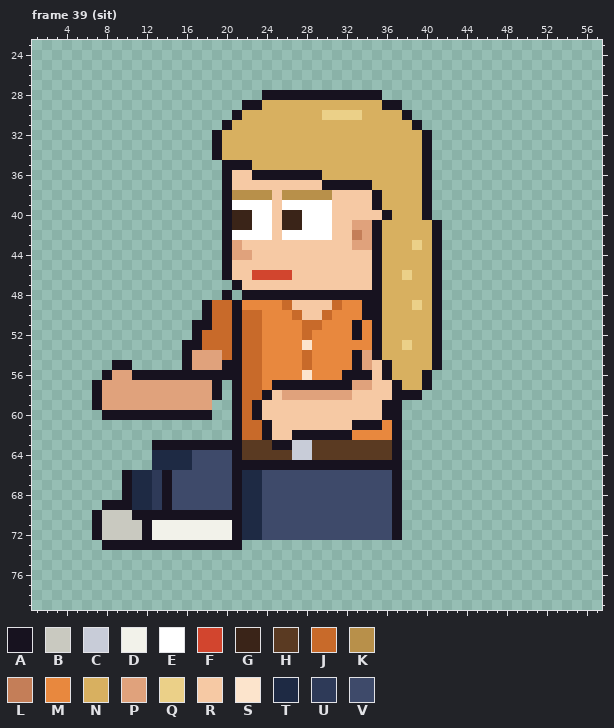
Two states of a pixel-art file, sprites/clients/client_vetrec_b_left_anim.aseprite. Above: the version before the commit.
64x80 pixels, 129 frames. Shown: frame 39 (sit): x 1..57, y 23..79. The old version is drawn lined up with the new one. The commit also changed other frames, which this record leaves out.
Visible layers, top first: "Arm Top", "Hair", "Face", "Watch", "Near Arm", "Collar", "Belt", "Shirt", "Body", "Back Arm", "Pants", "Shoes".
Palette (. is transparent): A #17121f  B #c9c9c0  C #c8ccd8  D #f2f2ea  E #ffffff  F #d2452e  G #3a2418  H #5a3a22  J #c86a2a  K #b8904a  L #c47e58  M #e8883e  N #d8b060  P #e0a27c  Q #ebd088  R #f6c9a4  S #fce4cc  T #1e2a44  U #2e3a58  V #3e4a6a
Pixels before, frame 39 (sit) (only the part around the change), first column x 1:
41 ...................AGGEERGGEEERRPPANNNNNA....
42 ...................AEEEEREEEEERRLPANNNNNA....
43 ...................APRRRRRRRRRRRPPANNNQNA....
44 ...................APPRRRRRRRRRRRRANNNNNA....
45 ...................ARRRRRRRRRRRRRRANNNNNA....
46 ...................ARRFFFFRRRRRRRRANNQNNA....
47 ....................ARRRRRRRRRRRRRANNNNNA....
48 ...................A.AAAAAAAAAAAAAANNNNNA....
49 .................AJJAMMMMJRRRRJMMAANNNQNA....
50 .................AJJAJJMMMJRRJMMMAANNNNNA....
51 ................AAJJAJJMMMMJJMMMAMANNNNNA....
52 ................AJJJAJJMMMMJMMMMAMANNNNNA....
53 ...............AAJJJAJJMMMMSMMMMMMANNQNNA....
54 ...............APPPJAJJMMMMJMMMMAPANNNNNA....
55 ........AA.....APPPAAJJMMMMJMMMMAPRANNNNA....
56 .......APPAAAAAAAAAAAJJMMMMSMMMAAARANNNA.....
57 ......APPPPPPPPPPPA.AJJMAAAAAAAAPPRRANNA.....
58 ......APPPPPPPPPPPA.AJJARPPPPPPPRRRRAAA......
59 ......APPPPPPPPPPP..AJARRRRRRRRRRRRAA........
60 .......AAAAAAAAAAA..AJARRRRRRRRRRRRAA........
61 ....................AJJARRRRRRRRAAAMA........
62 ....................AJJARRAAAAAAMMMMA........
63 ............AAAAAAAAAHHHAACCHHHHHHHHA........
64 ............TTTTVVVVAHHHHHCCHHHHHHHHA........
65 ............TTTTVVVVAAAAAAAAAAAAAAAAA........
66 .........ATTUAVVVVVVATTVVVVVVVVVVVVVA........
67 .........ATTUAVVVVVVATTVVVVVVVVVVVVVA........
68 .........ATTUAVVVVVVATTVVVVVVVVVVVVVA........
69 .......AAATTUAVVVVVVATTVVVVVVVVVVVVVA........
70 ......ABBBAAAAAAAAAAATTVVVVVVVVVVVVVA........
71 ......ABBBBADDDDDDDDATTVVVVVVVVVVVVVA........
72 ......ABBBBADDDDDDDDATTVVVVVVVVVVVVVA........
73 .......AAAAAAAAAAAAAA........................
74 .............................................
75 .............................................
76 .............................................
77 .............................................
78 .............................................
79 .............................................
New version:
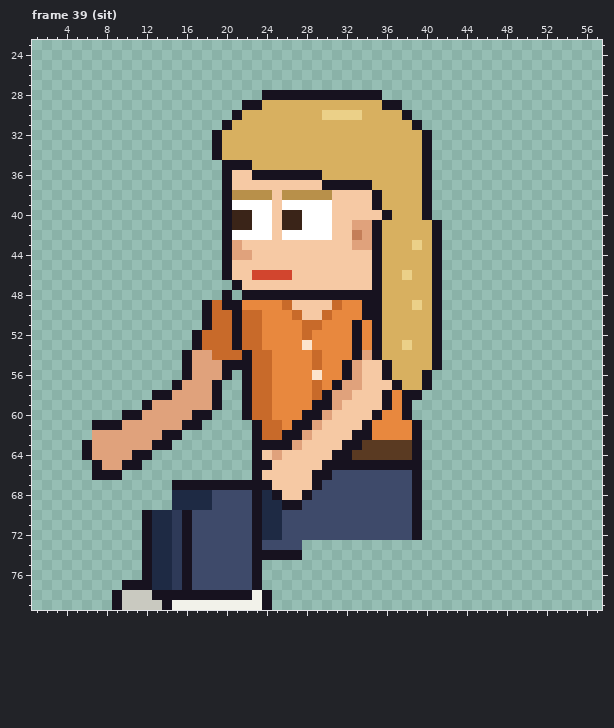
Difference:
whole drawing moved by -2,-6 (the old picture is shown already moved)
Frame 39 (sit):
y 49: x 20 J -> A
y 51: x 17 A -> .
y 53: x 16 A -> .; x 33 M -> A
y 54: x 19 P -> J; x 21..22 AJ -> JA; x 24 M -> J; x 28..29 JM -> MJ
y 55: x 9..10 AA -> ..; x 22 J -> A; x 24 M -> J; x 28..29 JM -> MJ; x 32..34 MAP -> APR
y 56: x 8..15 APPAAAAA -> ........; x 17..19 AAA -> PPP; x 21..22 AJ -> .A; x 24 M -> J; x 28..29 SM -> MS; x 33..34 AA -> PR
y 57: x 7..15 APPPPPPPP -> ........A; x 21..22 AJ -> .A; x 24..30 MAAAAAA -> JMMMMJM; x 32 A -> P; x 34 P -> R
y 58: x 7..14 APPPPPPP -> ......AA; x 21..22 AJ -> .A; x 24..30 ARPPPPP -> JMMMMJA; x 36..37 RA -> AM
y 59: x 7..12 APPPPP -> .....A; x 19 . -> A; x 21..31 AJARRRRRRRR -> .AJJMMMMAAP; x 37..38 A. -> MA
y 60: x 8..9 AA -> ..; x 12..16 AAAAA -> PPPPP; x 21..30 AJARRRRRRR -> .AJJMMMAAP; x 35..38 RAA. -> AMMA
y 61: x 7..17 ........... -> AAAPPPPPPAA; x 21..29 AJJARRRRR -> ..AJJMAAP; x 33 A -> R; x 35 A -> M; x 37..39 A.. -> MMA
y 62: x 7..15 ......... -> PPPPPPPAA; x 21..26 AJJARR -> ..AJJA; x 28..34 AAAAAMM -> PRRRRAA; x 37..39 A.. -> MMA
y 63: x 6..12 ....... -> APPPPPP; x 15..24 AAAAAAAHHH -> ........AA; x 27..33 CCHHHHH -> PRRRRAA; x 37..39 A.. -> HHA
y 64: x 6..32 .......TTTTVVVVAHHHHHCCHHHH -> APPPPAA..........ARPRRRRRAA; x 37..39 A.. -> HHA
y 65: x 7..11 ..... -> APPAA; x 13..22 TTTTVVVVAA -> ..........; x 25..29 AAAAA -> RRRRR; x 38..39 .. -> AA
y 66: x 7..30 ...ATTUAVVVVVVATTVVVVVVV -> AAA.............ARRRRRAA; x 37..39 A.. -> VVA
y 67: x 10..20 ATTUAVVVVVV -> .....AAAAAA; x 22..29 TTVVVVVV -> AAARRRRA; x 37..39 A.. -> VVA
y 68: x 10..18 ATTUAVVVV -> .....TTTT; x 21..28 ATTVVVVV -> VVATARRA; x 37..39 A.. -> VVA
y 69: x 8..18 AAATTUAVVVV -> .......TTTT; x 21..27 ATTVVVV -> VVATTAA; x 37..39 A.. -> VVA
y 70: x 7..11 ABBBA -> .....; x 13..15 AAA -> TTU; x 17..25 AAAAATTVV -> VVVVVVATT; x 37..39 A.. -> VVA
y 71..72: x 7..11 ABBBB -> .....; x 13..25 DDDDDDDDATTVV -> TTUAVVVVVVATT; x 37..39 A.. -> VVA
y 73: x 8..11 AAAA -> ....; x 13..15 AAA -> TTU; x 17..27 AAAAA...... -> VVVVVVAVVVV
y 74: x 12..27 ................ -> ATTUAVVVVVVAAAAA
y 75..76: x 12..23 ............ -> ATTUAVVVVVVA
y 77: x 10..23 .............. -> AAATTUAVVVVVVA
y 78: x 9..24 ................ -> ABBBAAAAAAAAAADA
y 79: x 9..24 ................ -> ABBBBADDDDDDDDDA
